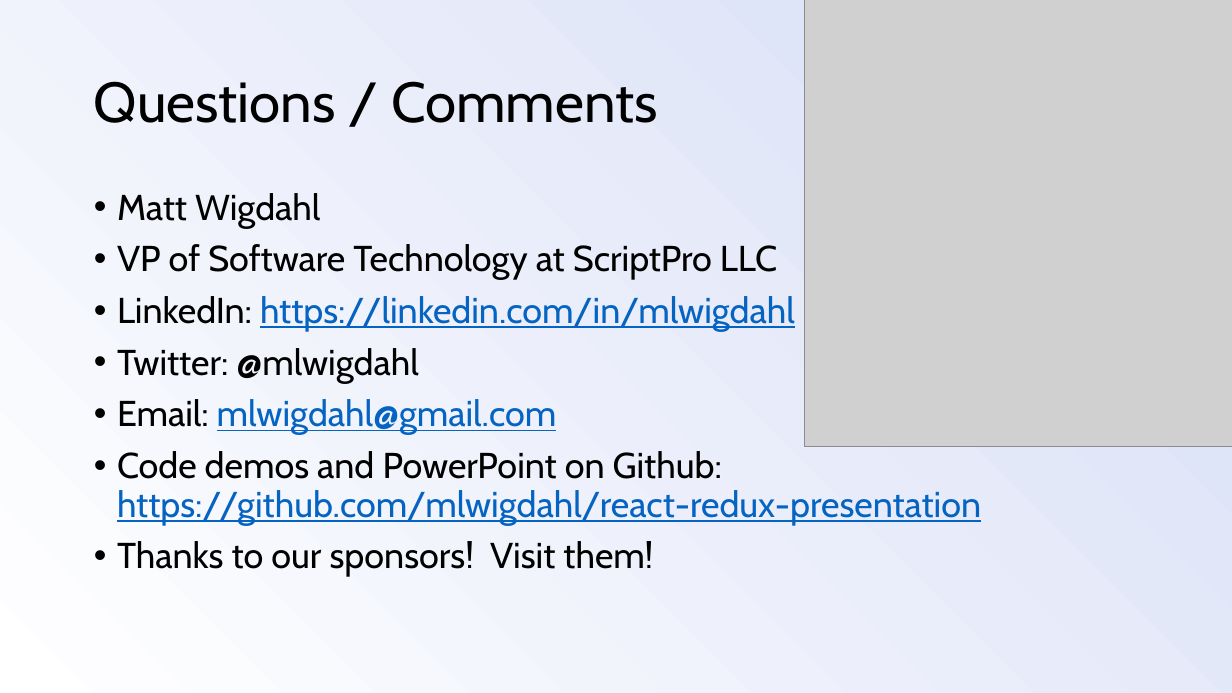
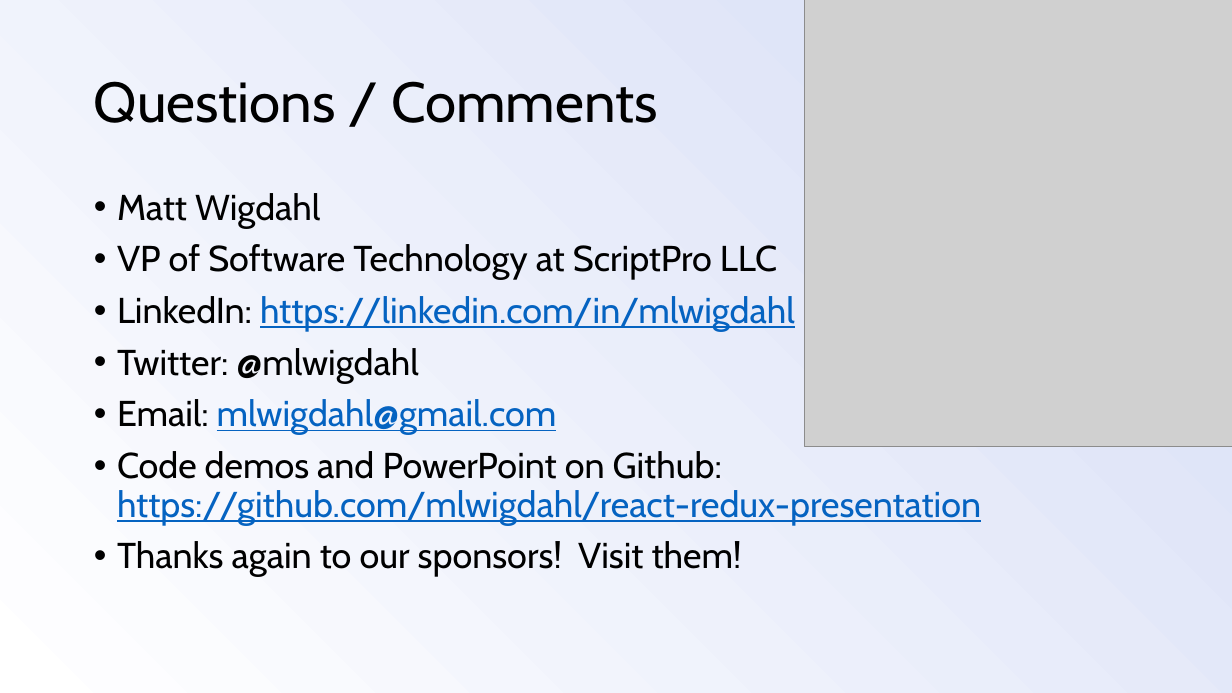
Before and after one commit to mlwigdahl/react-redux-presentation, a slide deck: slide 27 of react-redux-presentation.pptx (slide 26 before the commit). Drawn at 1232x693 pixels with LibreOffice and Linux fonts; fonts in the diff are those of the drawing; grey boxes stand for pictures. Boxes give left, top, right and bottom in pixels: in the first picture for what was removed or moved away, otherwise in the second. Text is boxed around its words. In the diff, an @@ line names an element or a change of style, - is before the commit and + after.

Commit message:
add sponsor slide, shift content per feedback

```diff
--- a/react-redux-presentation.pptx
+++ b/react-redux-presentation.pptx
@@ text at (x1=117, y1=541, x2=742, y2=577): text changed @@
-• Thanks to our sponsors! Visit them!
+• Thanks again to our sponsors! Visit them!
```
Also in this commit, not shown: 7 other slides changed, 4 slides added, 1 slide removed.
